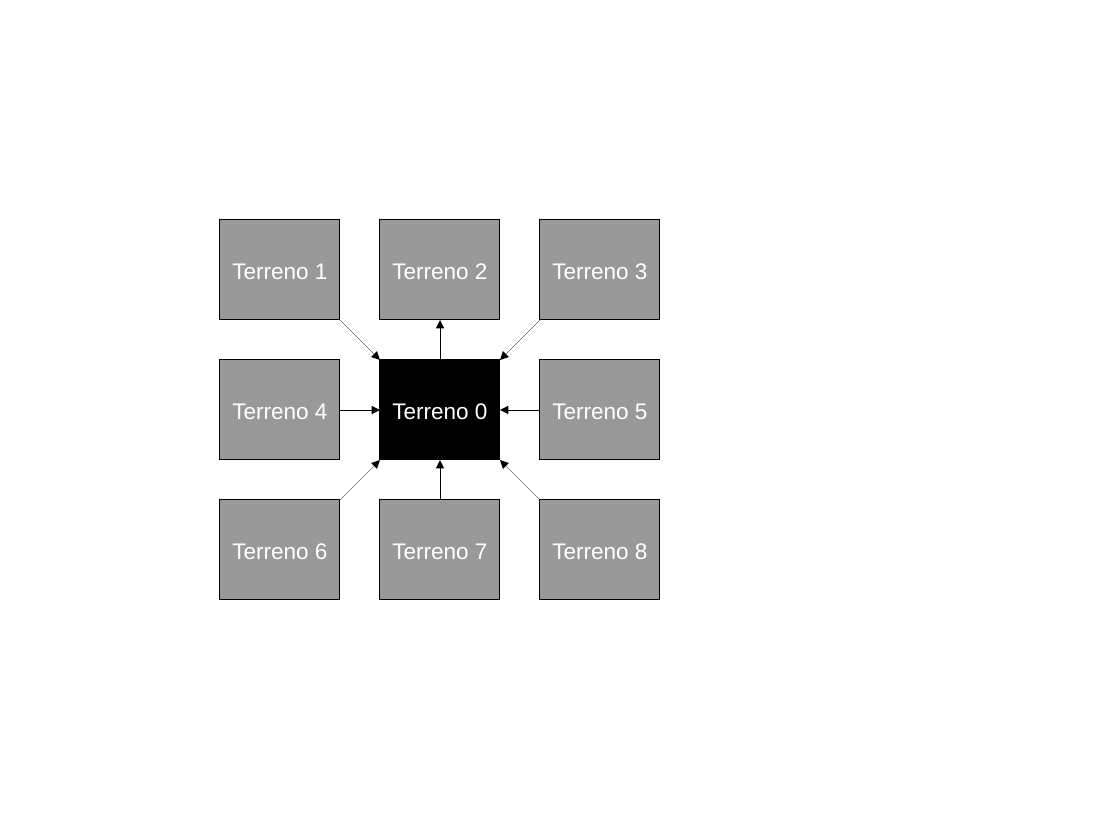
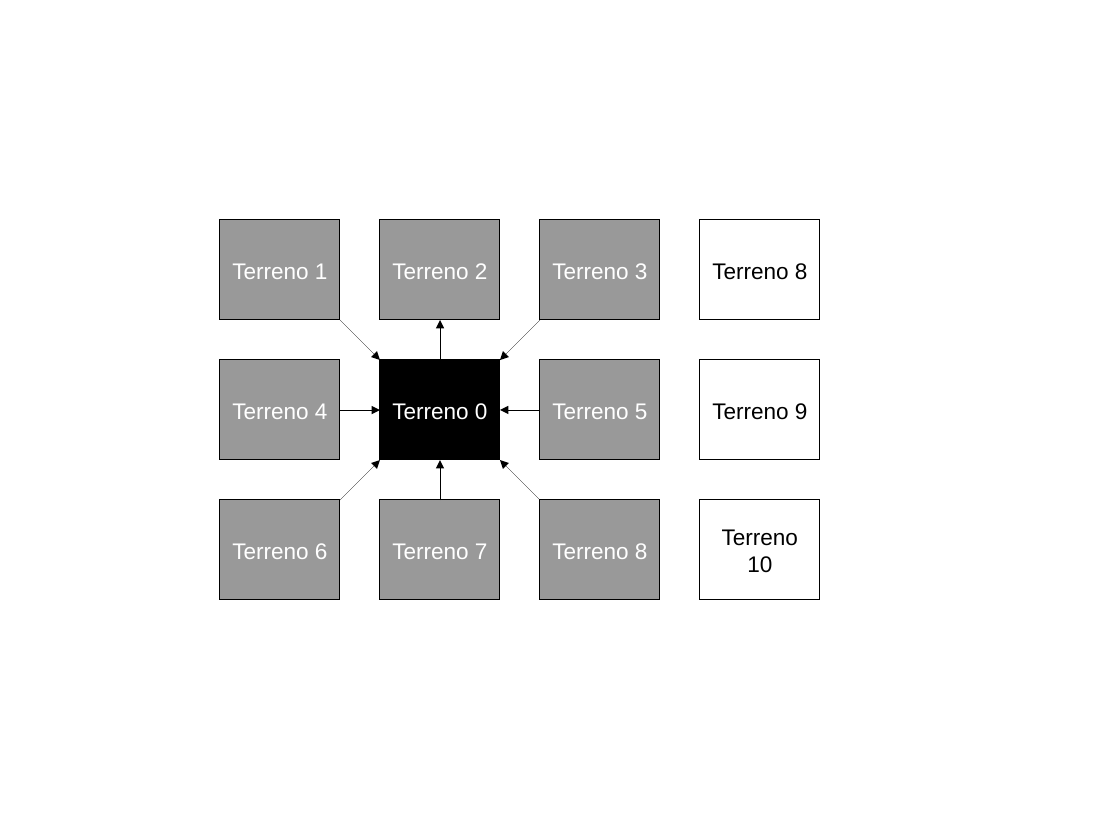
Before and after one commit to idaviden/proceduralframework, a slide deck: slide 1 of monografia/img/grafo_cena2.odp. Drawn at 1120x840 pixels with LibreOffice and Linux fonts; fonts in the diff are those of the drawing. Boxes give left, top, right and bottom in pixels: in the first picture for what was removed or moved away, otherwise in the second. Text is boxed around its words. In the diff, an @@ line names an element or a change of style, - is before the commit and + after.

```diff
--- a/monografia/img/grafo_cena2.odp
+++ b/monografia/img/grafo_cena2.odp
@@ rectangle added at (700,221,820,320), fill #FFFFFF, outline #000000 0 pt, 16 pt, text #000000 @@
+Terreno 8
@@ rectangle added at (700,360,820,459), fill #FFFFFF, outline #000000 0 pt, 16 pt, text #000000 @@
+Terreno 9
@@ rectangle added at (700,500,820,600), fill #FFFFFF, outline #000000 0 pt, 16 pt, text #000000 @@
+Terreno 10
```
Also in this commit, not shown: 48 other files.
